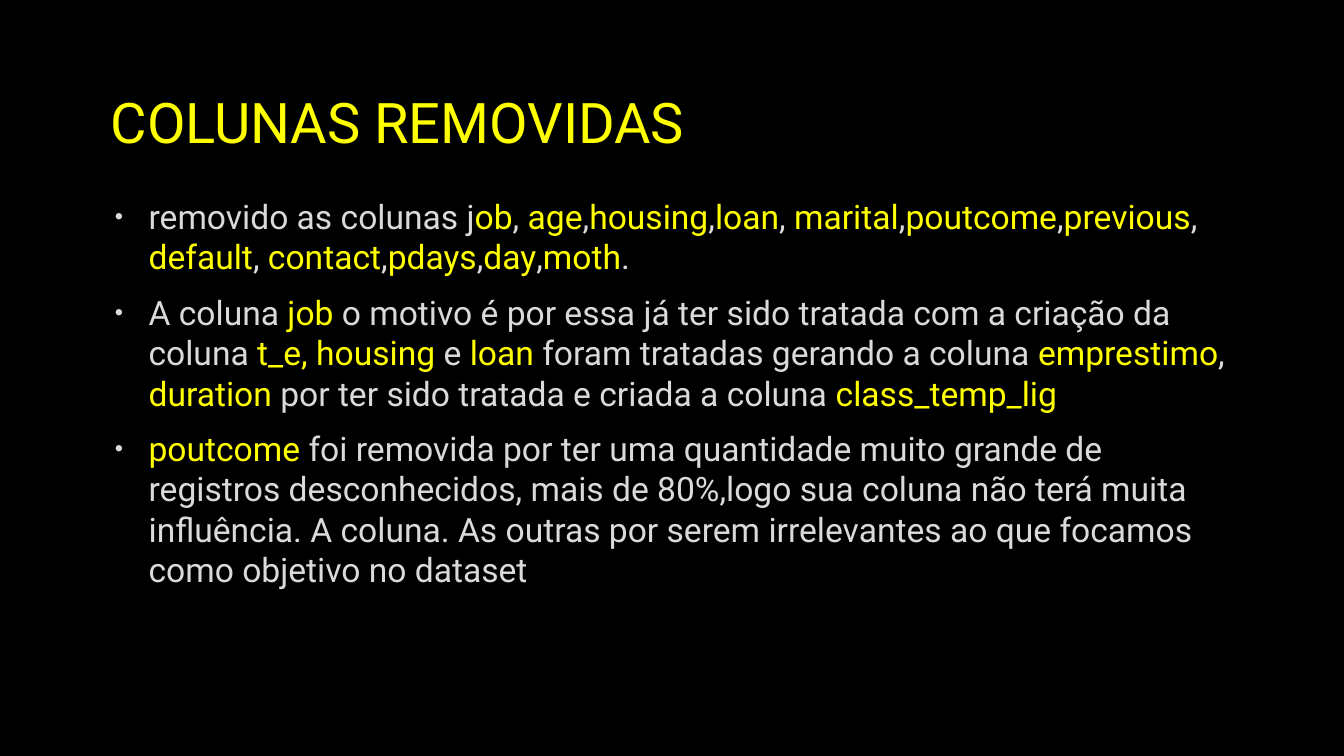
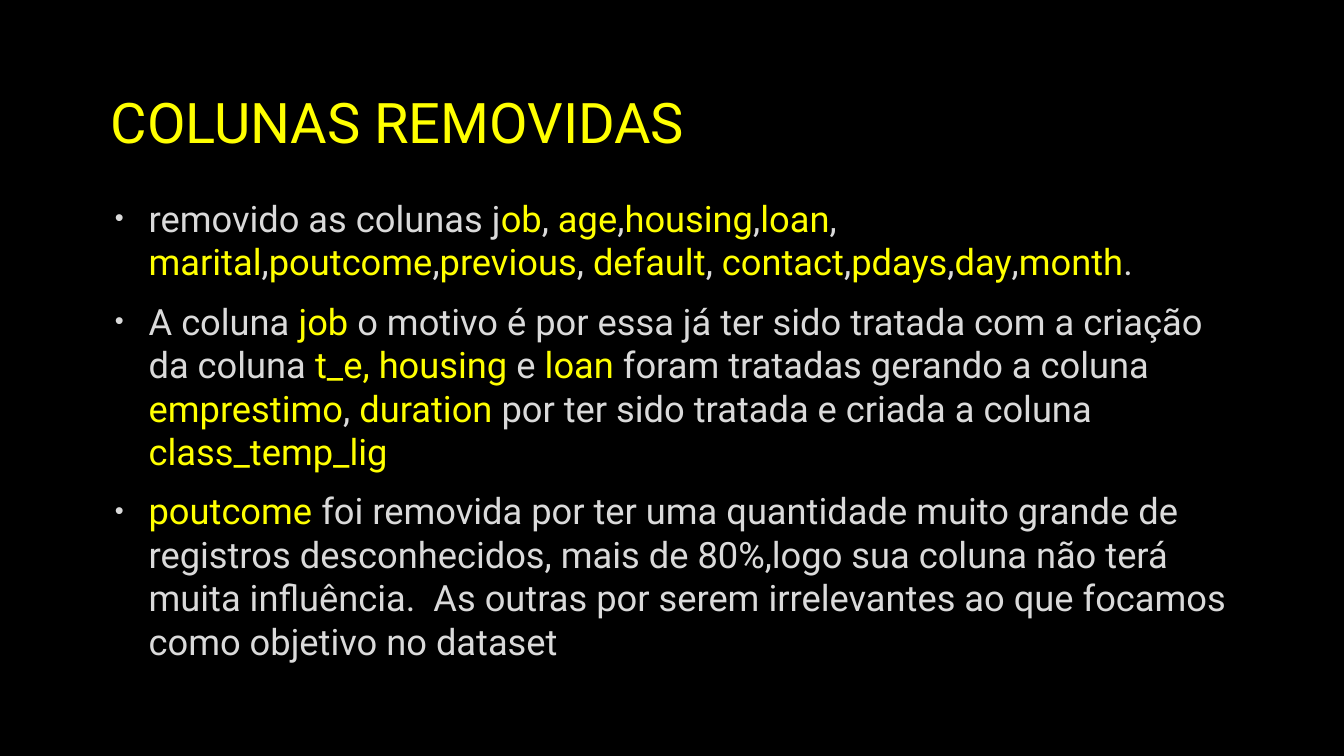
Before and after one commit to MaclaineSabino/bank_marketing, a slide deck: slide 7 of Bank Marketing.pptx. Drawn at 1344x756 pixels with LibreOffice and Linux fonts; fonts in the diff are those of the drawing; background and template pictures are left out. Boxes give left, top, right and bottom in pixels: in the first picture for what was removed or moved away, otherwise in the second. Text is boxed around its words. In the diff, an @@ line names an element or a change of style, - is before the commit and + after.

```diff
--- a/Bank Marketing.pptx
+++ b/Bank Marketing.pptx
@@ text at box(149, 204, 1133, 283): text changed; size 24 to 25.9 pt @@
-• removido as colunas job, age,housing,loan, marital,poutcome,previous, default, contact,pdays,day,moth.
+• removido as colunas job, age,housing,loan, marital,poutcome,previous, default, contact,pdays,day,month.
@@ text at box(149, 307, 1202, 473): size 24 to 25.9 pt in "A coluna job o motivo é por ..." @@
@@ text at box(149, 496, 1226, 656): text changed; size 24 to 25.9 pt @@
-• poutcome foi removida por ter uma quantidade muito grande de registros desconhecidos, mais de 80%,logo sua coluna não terá muita influência. A coluna. As outras por serem irrelevantes ao que focamos como objetivo no dataset
+• poutcome foi removida por ter uma quantidade muito grande de registros desconhecidos, mais de 80%,logo sua coluna não terá muita influência. As outras por serem irrelevantes ao que focamos como objetivo no dataset
```
Also in this commit, not shown: 3 other slides changed, 2 other files.
